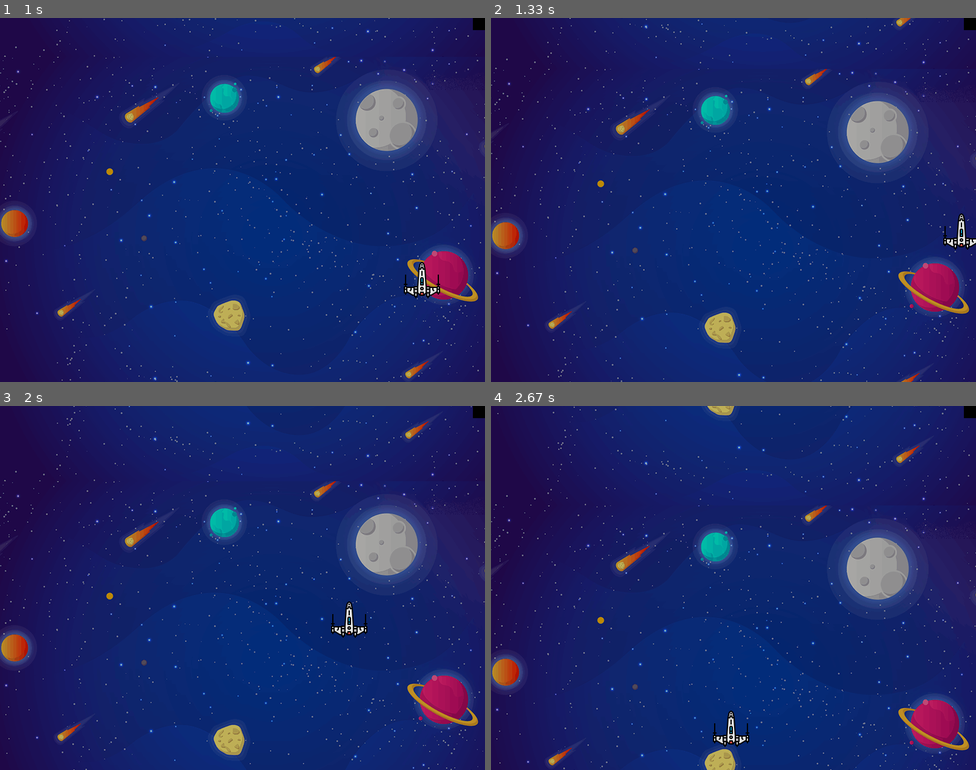
Above: before the commit, frames 1-4 (two rows, left to right).
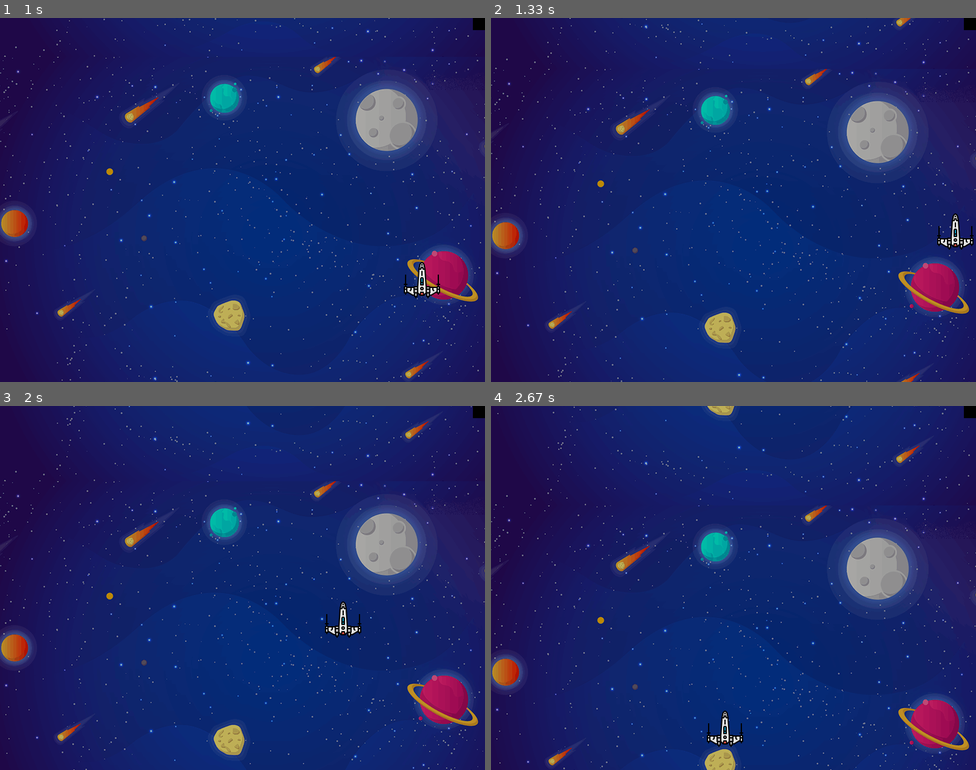
Above: after the commit, the same moments.

Repository: blamerra/pySpaceInvaders
Game: pygame game, started from main_old.py
Two runs of this game, one before a commit and one after it. Both use one fixed random seed, a clock stepped at 60 frames per second and the inputs below.
Inputs:
- Up to frame 1 (1 s): hold Right 0.33-0.8 s; hold Up from 0.83 s (still down)
- Up to frame 2 (1.33 s): release Up at 1.13 s; hold Right from 1.17 s (still down)
- Up to frame 3 (2 s): release Right at 1.63 s; hold Left from 1.67 s (still down)
- Up to frame 4 (2.67 s): release Left at 2.2 s; hold Down 2.23-2.53 s; hold Left from 2.57 s (still down)

Frame 1 is identical in both runs. In frame 2, 0.4% of the frame differs, in the area x 92-100%, y 53-64%; in frame 3, 0.4%, in the area x 67-76%, y 53-64%; in frame 4, 0.4%.

Commit message:
bullet v1

Diff:
--- a/game.py
+++ b/game.py
@@ -49,7 +49,8 @@
                     self.pause = not self.pause
                 if event.key == self.settings.shortcut_background_scroll_pause:
                     self.background.pause()
-
+                if event.key == self.settings.shortcut_fire:
+                    self.bullet.fire(self.player.rect.x, self.player.rect.y)
     def run_logic(self):
         pass
 
--- a/settings.py
+++ b/settings.py
@@ -20,16 +20,18 @@
         self.audio_background = "media/sound/background.wav"
 
         # Background
-        self.background_image = "media/img/background_800x1200.png"
+        self.background_image = "media/img/background_scroll.png"
         self.background_scroll = True
         self.background_scroll_speed = 1
         self.shortcut_background_scroll_pause = pygame.K_b
 
         # Player settings
         self.player_image = "media/img/spaceship.png"
+        self.player_image_x_margin = 5  # Margen en el eje x para que la nave no salga de la pantalla
         self.player_speed = 10
         self.player_vertical_move = True
 
         # Bullet settings
         self.bullet_image = "media/img/bullet_laser.png"
-        self.bullet_speed = 15
+        self.bullet_speed = 12
+        self.shortcut_fire = pygame.K_SPACE
--- a/sprites/bullet.py
+++ b/sprites/bullet.py
@@ -7,14 +7,21 @@
 
     def __init__(self):
         super().__init__()
-        self.image = pygame.image.load(self.settings.bullet_image)
+        self.image = pygame.image.load(self.settings.bullet_image).convert_alpha()
         self.rect = self.image.get_rect()
-        self.rect.x = (self.settings.screen_width - (self.rect.width // 2)) // 2
-        self.rect.y = (self.settings.screen_height - 100)
+        self.rect.x = 0
+        self.rect.y = -self.rect.height #ocultamos la imagen fuera de la pantalla
         self.speed = self.settings.bullet_speed
+        self.status = 0
+
+    def fire(self, x, y):
+        if self.status == 0:
+            self.rect.x = x
+            self.rect.y = y
+            self.status = 1
 
     def update(self):
-        if self.rect.y > 0:
+        if self.rect.y > -self.rect.height and self.status == 1:
             self.rect.y -= self.speed
         else:
-            self.rect.y = (self.settings.screen_height - 100)
+            self.status = 0
--- a/sprites/player.py
+++ b/sprites/player.py
@@ -23,11 +23,11 @@
             self.rect.y += self.player_speed
 
     def move_right(self):
-        if self.rect.x < self.settings.screen_width - self.rect.width:
+        if self.rect.x < self.settings.screen_width - self.rect.width - self.settings.player_image_x_margin:
             self.rect.x += self.player_speed
 
     def move_left(self):
-        if self.rect.x > 0:
+        if self.rect.x >= self.settings.player_image_x_margin:
             self.rect.x -= self.player_speed
 
     def update(self):
Not shown, changed: Readme.md
Renamed: media/img/background_800x1200.png -> media/img/background_scroll.png
Binary file added: media/img/bullet_laser.png
Not shown, added: media/psd/bullet_laser.psd
Not shown, added: media/psd/spaceship.psd
